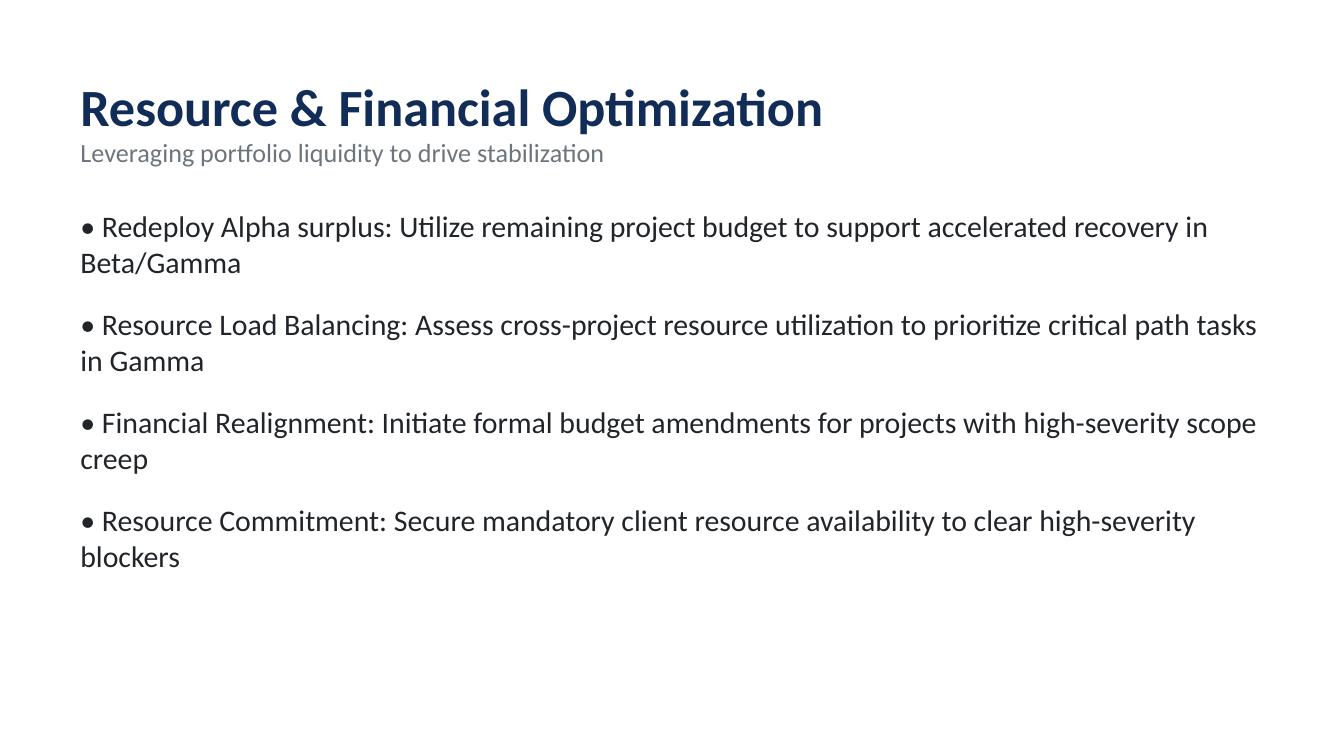
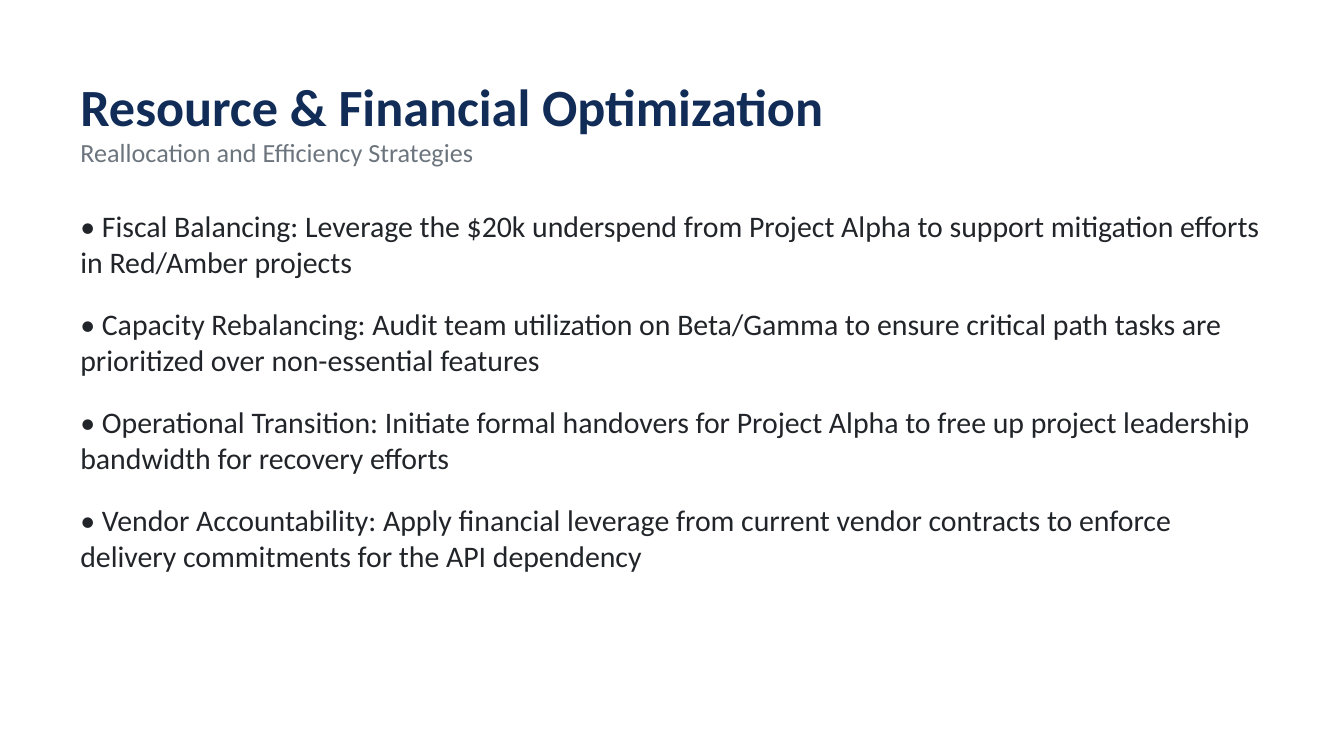
Before and after one commit to Faiz1314/project-health-agent1, a slide deck: slide 5 of outputs/Monthly_Executive_Report.pptx. Drawn at 1344x756 pixels with LibreOffice and Linux fonts; fonts in the diff are those of the drawing. Boxes give left, top, right and bottom in pixels: in the first picture for what was removed or moved away, otherwise in the second. Text is boxed around its words. In the diff, an @@ line names an element or a change of style, - is before the commit and + after.

Commit message:
feat: add Team Velocity and Stakeholder Sentiment as 5th and 6th health indicators
- New src/detr/sentiment.py: AI-powered NLP sentiment analysis via Gemini
- New src/detr/velocity.py: Task throughput scoring with team size adjustment
- Updated weights: schedule 20%, budget 20%, milestone 15%, blockers 20%, sentiment 15%, velocity 10%
- Updated all sample data files with stakeholderFeedback and velocity fields
- Updated RAG_Methodology.md to document all 6 indicators
- Fixed JSON parser in generate_presentation.py for robustness
- Regenerated all batch outputs and monthly presentation

```diff
--- a/outputs/Monthly_Executive_Report.pptx
+++ b/outputs/Monthly_Executive_Report.pptx
@@ text at <box>80,144,473,167</box>: text changed @@
-Leveraging portfolio liquidity to drive stabilization
+Reallocation and Efficiency Strategies
@@ text at <box>80,216,1259,572</box>: text changed @@
-• Redeploy Alpha surplus: Utilize remaining project budget to support accelerated recovery in Beta/Gamma
-• Resource Load Balancing: Assess cross-project resource utilization to prioritize critical path tasks in Gamma
-• Financial Realignment: Initiate formal budget amendments for projects with high-severity scope creep
-• Resource Commitment: Secure mandatory client resource availability to clear high-severity blockers
+• Fiscal Balancing: Leverage the $20k underspend from Project Alpha to support mitigation efforts in Red/Amber projects
+• Capacity Rebalancing: Audit team utilization on Beta/Gamma to ensure critical path tasks are prioritized over non-essential features
+• Operational Transition: Initiate formal handovers for Project Alpha to free up project leadership bandwidth for recovery efforts
+• Vendor Accountability: Apply financial leverage from current vendor contracts to enforce delivery commitments for the API dependency
```
Also in this commit, not shown: 5 other slides changed, 16 other files.
